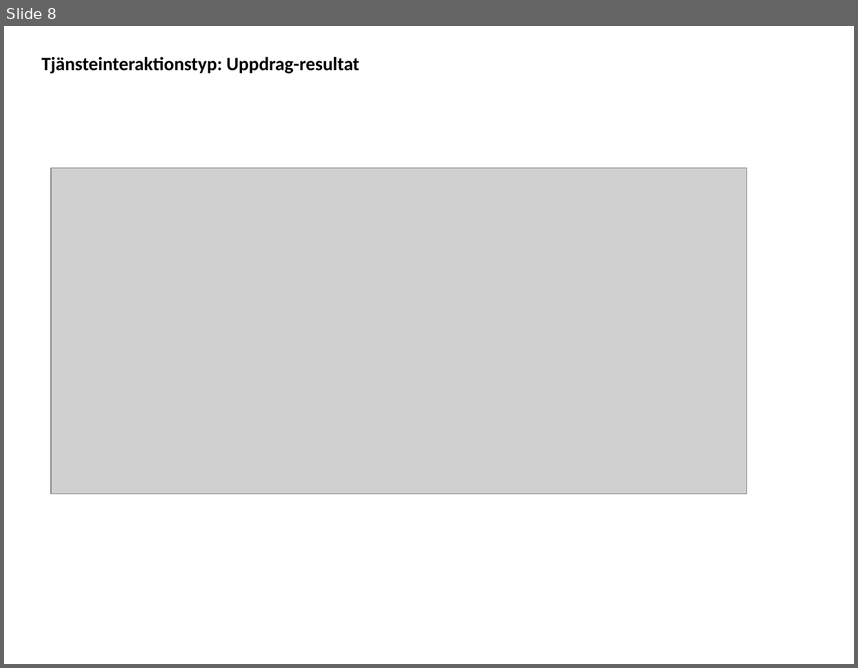
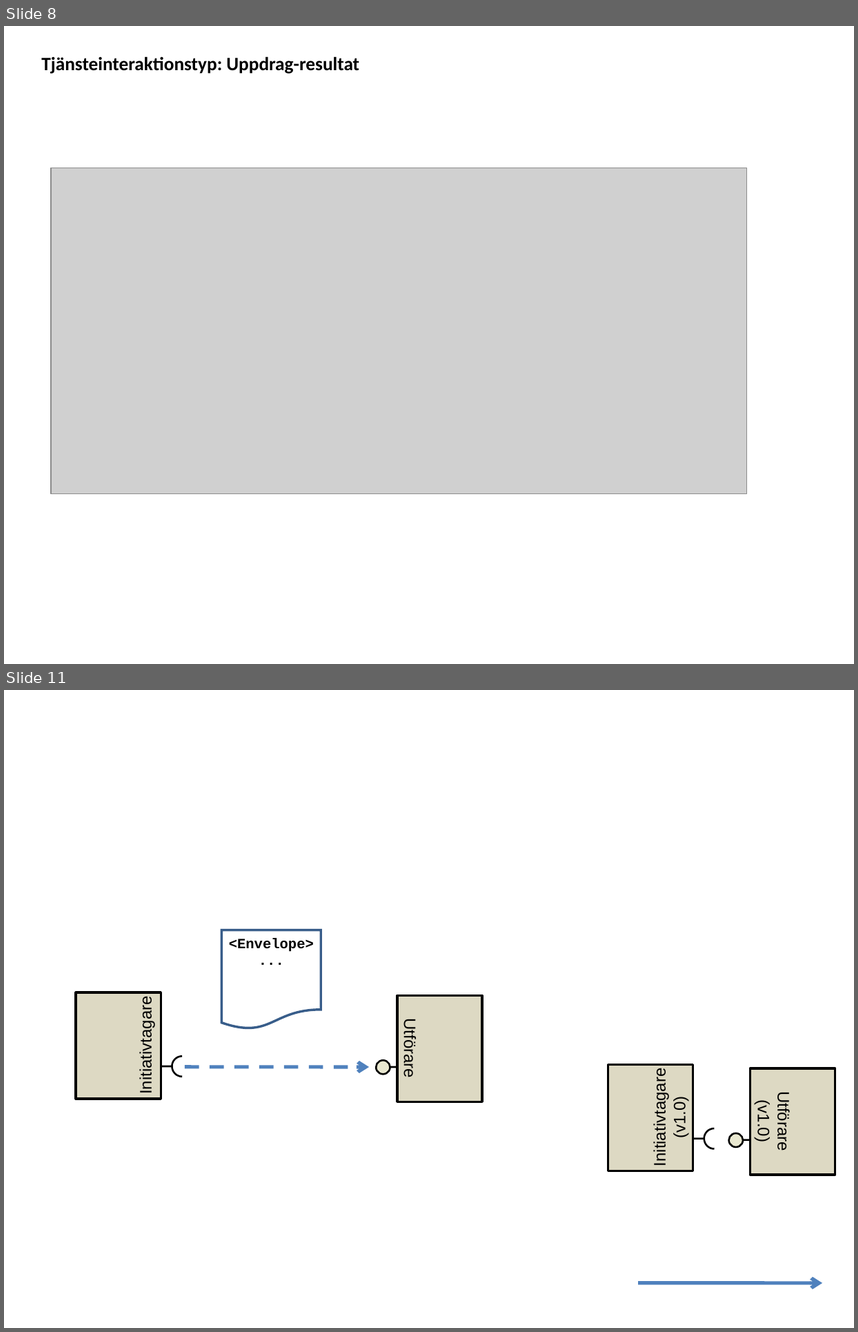
Before and after one commit to admstar/rivta, a slide deck: site/www/images/RIV-förvaltning, Illustrationer.ppt. Shown one above the other, each under a label of ours: slide 8 before the commit, slides 8 and 11 after it; the slides between them are not shown. The pictures are 858x668 and 858x1332 pixels, drawn with LibreOffice and Linux fonts; fonts in the diff are those of the drawing; grey boxes stand for pictures. Boxes give left, top, right and bottom in pixels: in the first picture for what was removed or moved away, otherwise in the second. Text is boxed around its words. In the diff, an @@ line names an element or a change of style, - is before the commit and + after.

```diff
--- a/site/www/images/RIV-förvaltning, Illustrationer.ppt
+++ b/site/www/images/RIV-förvaltning, Illustrationer.ppt
@@ slide 11 added at <box>4,690,854,1328</box>, background #FFFFFF @@
@@ flow chart document added at <box>221,929,321,1029</box>, fill #FFFFFF, outline #385D8A 2.01 pt @@
@@ text added at <box>229,938,314,952</box>, 12 pt, text #000000, bold @@
+<Envelope>
+...
@@ group added at <box>76,993,183,1099</box>: 2 freeform shapes, 1 line, 1 rectangle, 1 text @@
+Initiativtagare
@@ group added at <box>376,995,483,1101</box>: 1 line, 1 ellipse, 1 rectangle, 1 text @@
+Utförare
@@ arrow added from (185, 1067) to (369, 1067), #4F81BD 3 pt dashed @@
@@ rectangle added at <box>608,1064,693,1170</box>, fill #DDD9C3, outline #000000 2.01 pt @@
@@ text added at <box>651,1078,689,1164</box>, 14 pt, text #000000 @@
+Initiativtagare
+(v1.0)
@@ rectangle added at <box>751,1068,835,1174</box>, fill #DDD9C3, outline #000000 2.01 pt @@
@@ text added at <box>754,1096,793,1150</box>, 14 pt, text #000000 @@
+Utförare
+(v1.0)
@@ line added from (704, 1138) to (679, 1138), #000000 1.5 pt @@
@@ freeform shape added at <box>704,1127,715,1138</box>, outline #000000 1.5 pt @@
@@ freeform shape added at <box>704,1138,715,1148</box>, outline #000000 1.5 pt @@
@@ ellipse added at <box>728,1133,743,1147</box>, fill #E9E8D0, outline #000000 1.5 pt @@
@@ line added from (773, 1140) to (743, 1140), #000000 1.5 pt @@
@@ arrow added from (638, 1283) to (822, 1283), #4F81BD 3 pt @@
```
Also in this commit, not shown: 11 slides changed, 1 other slide added, 27 other files.
